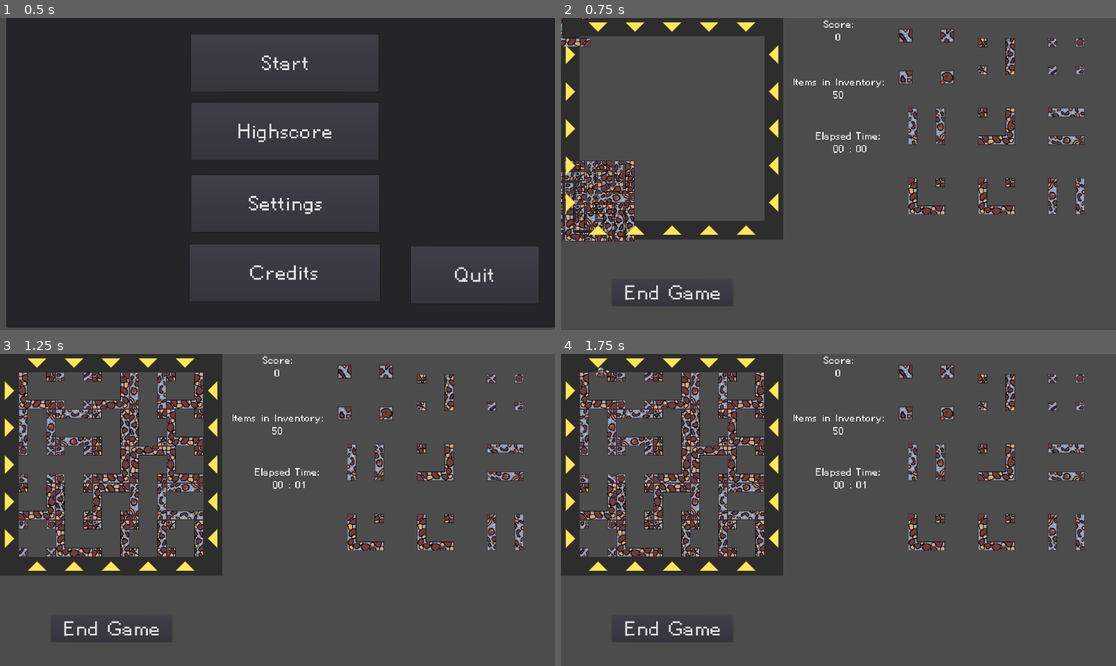
Above: before the commit, frames 1-4 (two rows, left to right).
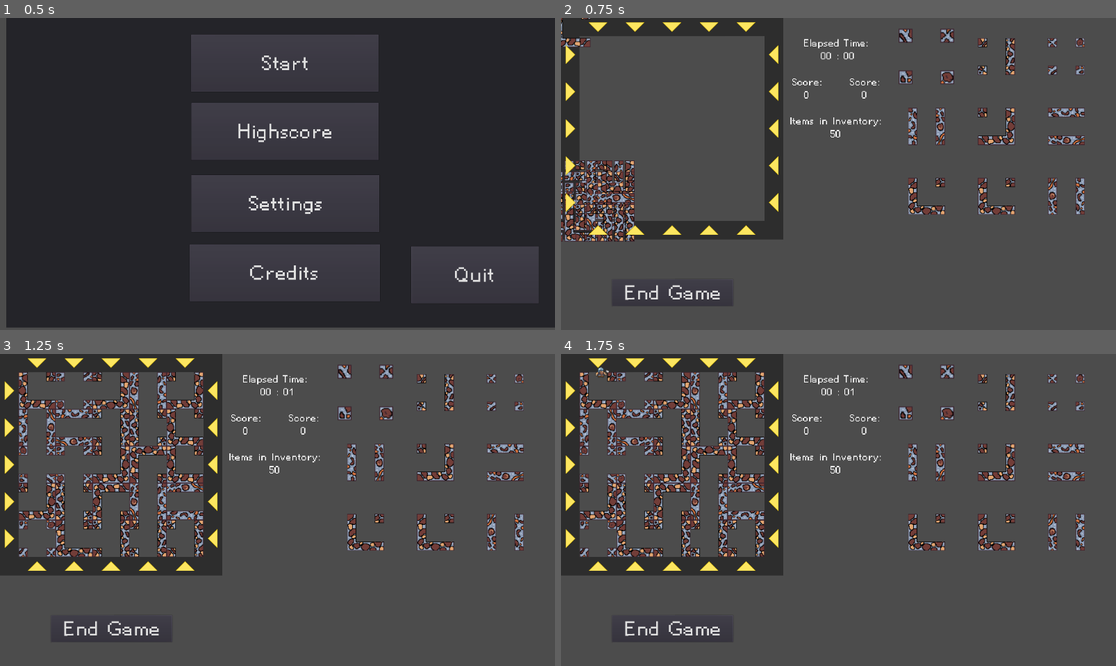
Above: after the commit, the same moments.

Repository: DorianSnowball/amazeing-mine
Game: Godot game, scene res://menu.tscn
Two runs of this game, one before a commit and one after it. Both use one fixed random seed, a clock stepped at 60 frames per second and the inputs below. The engine's default icon, where the game draws it, is replaced by a stand-in: a white triangle on a blue panel in a dark square.
Inputs:
- Up to frame 1 (0.5 s): no input
- Up to frame 2 (0.75 s): click "Start" at 0.5 s
- Up to frame 3 (1.25 s): no input
- Up to frame 4 (1.75 s): hold D (move_right) from 1.28 s (still down); tap R (rope) at 1.35 s; tap Space (jump) at 1.52 s

Frame 1 is identical in both runs. In frame 2, 0.7% of the frame differs, in the area x 41-59%, y 0-44%; in frame 3, 0.7%; in frame 4, 0.7%.
Error in both runs: Unable to iterate on object of type 'Nil'. (res://Highscore.gd:29)

Commit message:
difficulty, UI

Diff:
--- a/game/Gamefield.gd
+++ b/game/Gamefield.gd
@@ -267,10 +267,6 @@
 var tile_color = Color.white
 var item_color = Color.darkgreen
 
-var tile_level = 0
-var item_level = 0
-export var score_per_level = 500
-
 func scroll():
     randomize()
     # remove first row
@@ -287,19 +283,17 @@
     #print("score",float(Globals.score))
     #print("needed",((level+1) * score_per_level))
     #print("calc",float(Globals.score) / ((level+1) * score_per_level))
-    if (float(Globals.score) / ((tile_level+1) * score_per_level)) > 1.0:
-        tile_level += 1
+    if (float(Globals.score) / ((level+1) * score_per_level)) > 1.0:
+        level += 1
         tile_color = Color(randf(), randf(), randf())
-        print("updated color ", tile_color)
-
-    if (float(Globals.score) / ((item_level+1) * score_per_level)) > 0.75:
-        item_level += 1
         item_color = Color(randf(), randf(), randf())
+        score_per_level = stepify(500 + 50 / getDifficulty(), 10)
+        get_parent().get_node("Level").bbcode_text = "[center]Level:\n"+level
+
 
     for tile in row:
         var canvas_item: CanvasItem = tile.get_node("Sprite")
         canvas_item.modulate = tile_color
-        #print("tile ", tile, " uses ", canvas_item.modulate)
 
     clean_up_ropes()
     generateTileItem(row)
@@ -318,8 +312,15 @@
 export var itemProb = 0.1337
 export var chestProb = 0.5
 export var difficulty_increase = 0.05
+
+var level = 0
+var score_per_level: int = 500
+func getDifficulty():
+    return chestProb * pow(difficulty_increase,(level/55.0))
+
 func generateTileItem(row):
-    if randf() < (chestProb - (tile_level * difficulty_increase)):
+    print(level, score_per_level, getDifficulty())
+    if randf() < getDifficulty():
         var tile = row[randi() % row.size()]
         var chest = load("res://TileItem.tscn").instance()
         match tile.rotation_degrees:
@@ -342,7 +343,7 @@
         var item = load("res://TileItem.tscn").instance()
 
         item.get_node("Sprite").play("gem")
-        item.score = 50
+        item.score = stepify(score_per_level / 5, 10)
         var canvas_item: CanvasItem = item.get_node("Sprite")
         canvas_item.modulate = item_color
         match tile.rotation_degrees:
--- a/game/MainUI.tscn
+++ b/game/MainUI.tscn
@@ -25,16 +25,41 @@
 [node name="ItemList" parent="." instance=ExtResource( 3 )]
 start_tiles = 50
 
-[node name="Score" type="RichTextLabel" parent="."]
+[node name="Level" type="RichTextLabel" parent="."]
 anchor_left = 0.5
 anchor_right = 0.5
-margin_left = -150.0
-margin_right = 150.0
-margin_bottom = 100.0
+margin_left = -210.0
+margin_top = 200.0
+margin_right = -10.0
+margin_bottom = 300.0
 grow_horizontal = 2
 grow_vertical = 2
 size_flags_horizontal = 2
 bbcode_enabled = true
+bbcode_text = "[center]Level:
+0"
+text = "Level:
+0"
+script = ExtResource( 2 )
+__meta__ = {
+"_edit_use_anchors_": false
+}
+
+[node name="Score" type="RichTextLabel" parent="."]
+anchor_left = 0.5
+anchor_right = 0.5
+margin_left = -10.0
+margin_top = 200.0
+margin_right = 190.0
+margin_bottom = 300.0
+grow_horizontal = 2
+grow_vertical = 2
+size_flags_horizontal = 2
+bbcode_enabled = true
+bbcode_text = "[center]Score:
+0"
+text = "Score:
+0"
 script = ExtResource( 2 )
 __meta__ = {
 "_edit_use_anchors_": false
@@ -43,25 +68,32 @@
 [node name="InvCounter" type="RichTextLabel" parent="."]
 anchor_left = 0.5
 anchor_right = 0.5
-margin_left = -190.0
-margin_top = 200.0
+margin_left = -210.0
+margin_top = 335.0
 margin_right = 190.0
-margin_bottom = 400.0
+margin_bottom = 435.0
 bbcode_enabled = true
+bbcode_text = "[center]Items in Inventory:
+50"
+text = "Items in Inventory:
+50"
 script = ExtResource( 4 )
 __meta__ = {
 "_edit_use_anchors_": false
 }
 
 [node name="Timer" type="RichTextLabel" parent="."]
-anchor_top = 0.191
-anchor_right = 0.549
-anchor_bottom = 0.343
-margin_left = 792.0
-margin_top = 180.72
-margin_right = 138.92
-margin_bottom = 135.56
+anchor_left = 0.5
+anchor_right = 0.5
+margin_left = -210.0
+margin_top = 65.0
+margin_right = 190.0
+margin_bottom = 165.0
 bbcode_enabled = true
+bbcode_text = "[center]Elapsed Time:
+13:37"
+text = "Elapsed Time:
+13:37"
 script = ExtResource( 5 )
 __meta__ = {
 "_edit_use_anchors_": false
--- a/game/Rope.gd
+++ b/game/Rope.gd
@@ -94,4 +94,8 @@
                     segment_joint.node_b = rope.get_path()
 
                     segments.append(rope)
-                    yield(get_tree().create_timer(0.25), "timeout")
+                    if get_tree():
+                        yield(get_tree().create_timer(0.25), "timeout")
+                    else:
+                        print("Canceling rope spawn because despawn")
+                        return
--- a/game/TileItem.tscn
+++ b/game/TileItem.tscn
@@ -14,7 +14,6 @@
 scale = Vector2( 0.375, 0.375 )
 frames = ExtResource( 1 )
 animation = "chest"
-frame = 2
 playing = true
 
 [node name="Area2D" type="Area2D" parent="Sprite"]
